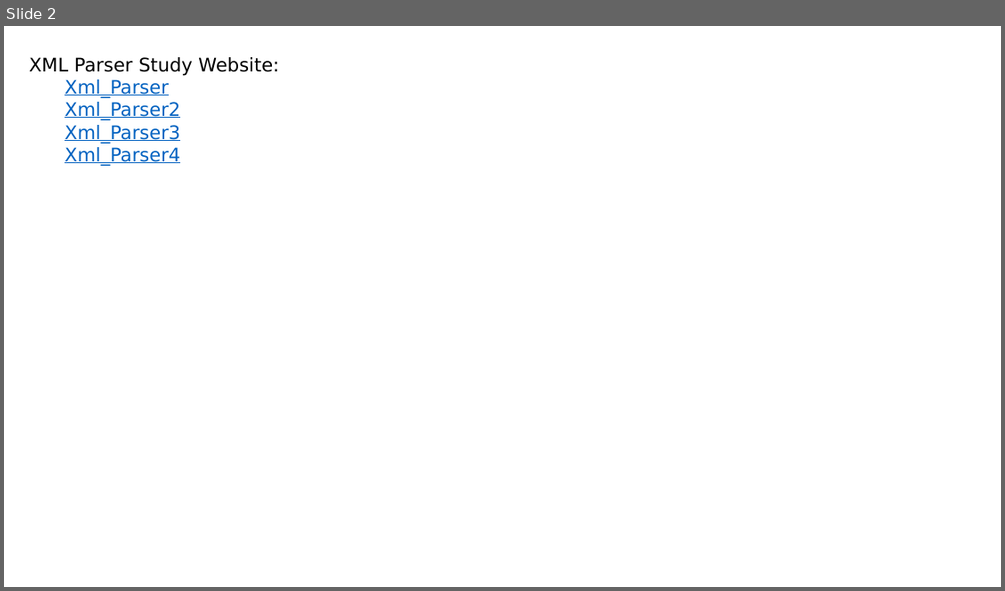
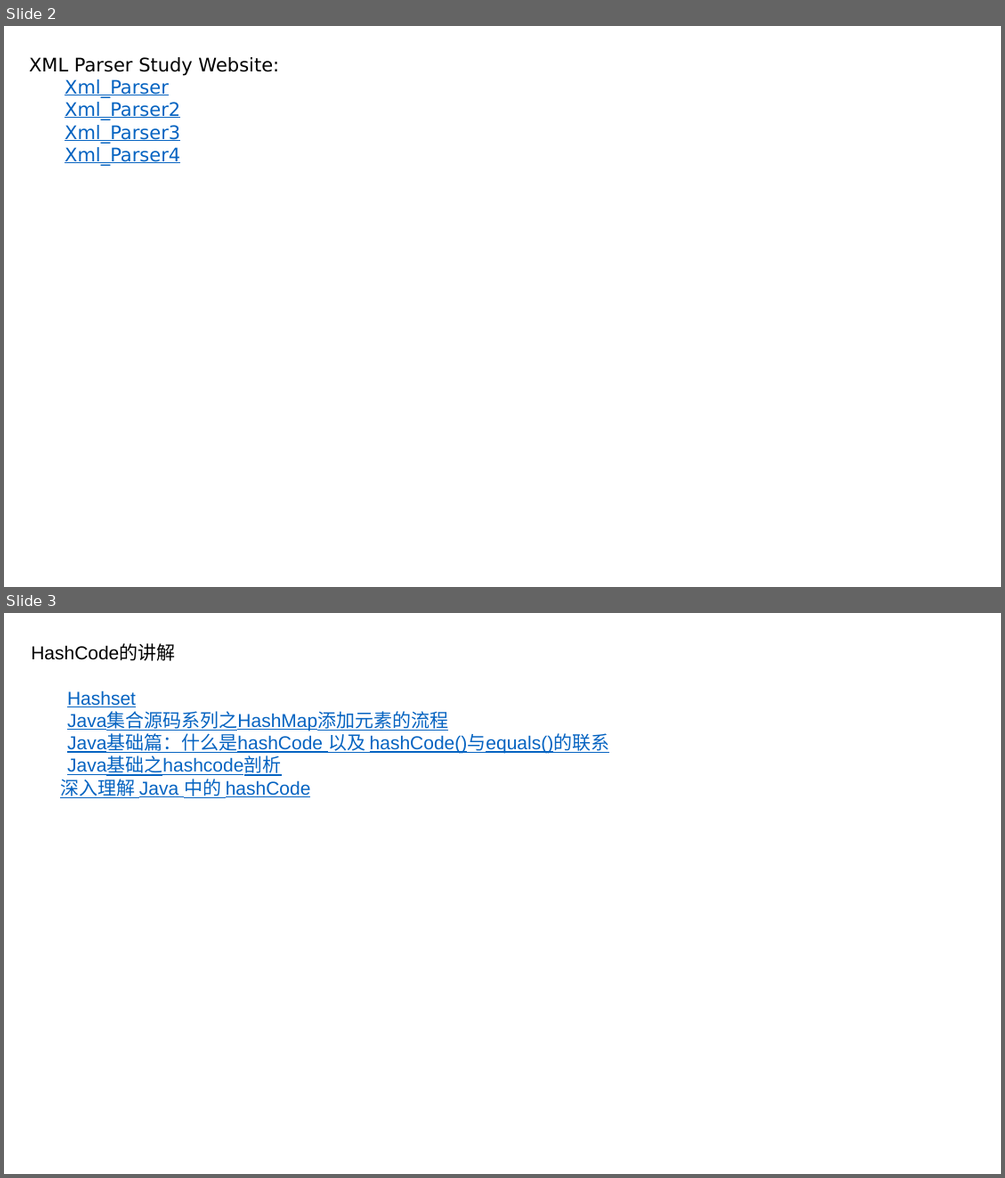
Before and after one commit to luchaojun/JavaSprint, a slide deck: JavaStudyRecord/JavaStudyRecord.pptx. Shown one above the other, each under a label of ours: slide 2 before the commit, slides 2 and 3 after it. The pictures are 1005x591 and 1005x1178 pixels, drawn with LibreOffice and Linux fonts; fonts in the diff are those of the drawing. Boxes give left, top, right and bottom in pixels: in the first picture for what was removed or moved away, otherwise in the second. Text is boxed around its words. In the diff, an @@ line names an element or a change of style, - is before the commit and + after.

Commit message:
Record Hashcode Study Website

```diff
--- a/JavaStudyRecord/JavaStudyRecord.pptx
+++ b/JavaStudyRecord/JavaStudyRecord.pptx
@@ slide 3 added at (x1=4, y1=613, x2=1001, y2=1174), background #FFFFFF @@
@@ text added at (x1=31, y1=645, x2=610, y2=798), 18 pt, text #0563C1, underline @@
+HashCode的讲解
+Hashset
+Java集合源码系列之HashMap添加元素的流程
+Java基础篇：什么是hashCode 以及 hashCode()与equals()的联系
+Java基础之hashcode剖析
+深入理解 Java 中的 hashCode
```
